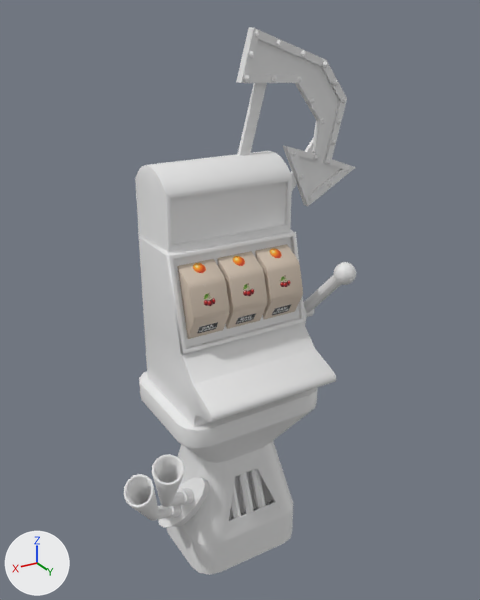
A saved change to the FBX model Assets/Meshes/Slotmachine.fbx.
Camera for both pictures: a camera (50 mm lens) standing at (1.5, 1.63, 2.73) and looking at (-0.06, -0.97, 1.43). Lighting does not change. The marker at lower left points along +X, +Y and +Z. The first picture is the older version.

Names of what the first picture shows: 'Exhaust', 'Lever', 'NeonArrow', 'SlotMachine_Base', 'Wheel1', 'Wheel2', 'Wheel3'.
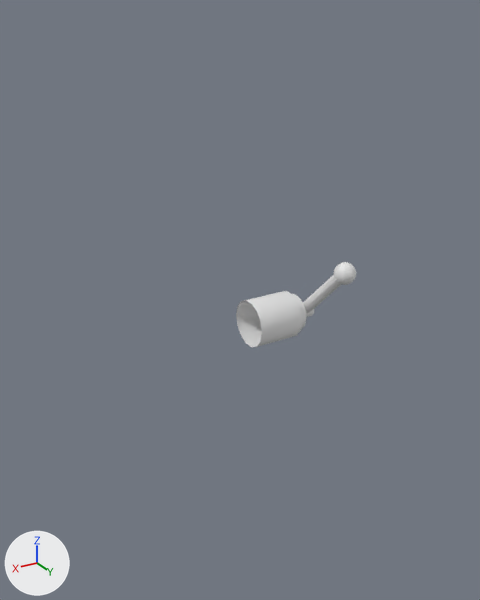
What differs and where, as boxes (x1, y1, x2, y2) in the pictures (480 x 600 px):
'SlotMachine_Base', deleted: before (135, 151, 336, 575)
'NeonArrow', deleted: before (236, 27, 356, 206)
'Exhaust', deleted: before (124, 454, 209, 527)
'Wheel1', deleted: before (177, 259, 230, 339)
'Wheel2', deleted: before (217, 251, 267, 329)
'Wheel3', deleted: before (255, 244, 303, 320)
'Lever', unchanged, uncovered by the edit: before (303, 262, 356, 324); after (236, 262, 356, 347)

The edits, one by one:
Object 'NeonArrow' (ob_neonarrow) is deleted.
Object 'Wheel3' (ob_wheel3) is deleted.
Object 'Wheel1' (ob_wheel1) is deleted.
Object 'Exhaust' (ob_exhaust) is deleted.
Object 'Wheel2' (ob_wheel2) is deleted.
Object 'SlotMachine_Base' (ob_slotmachine_base) is deleted.
